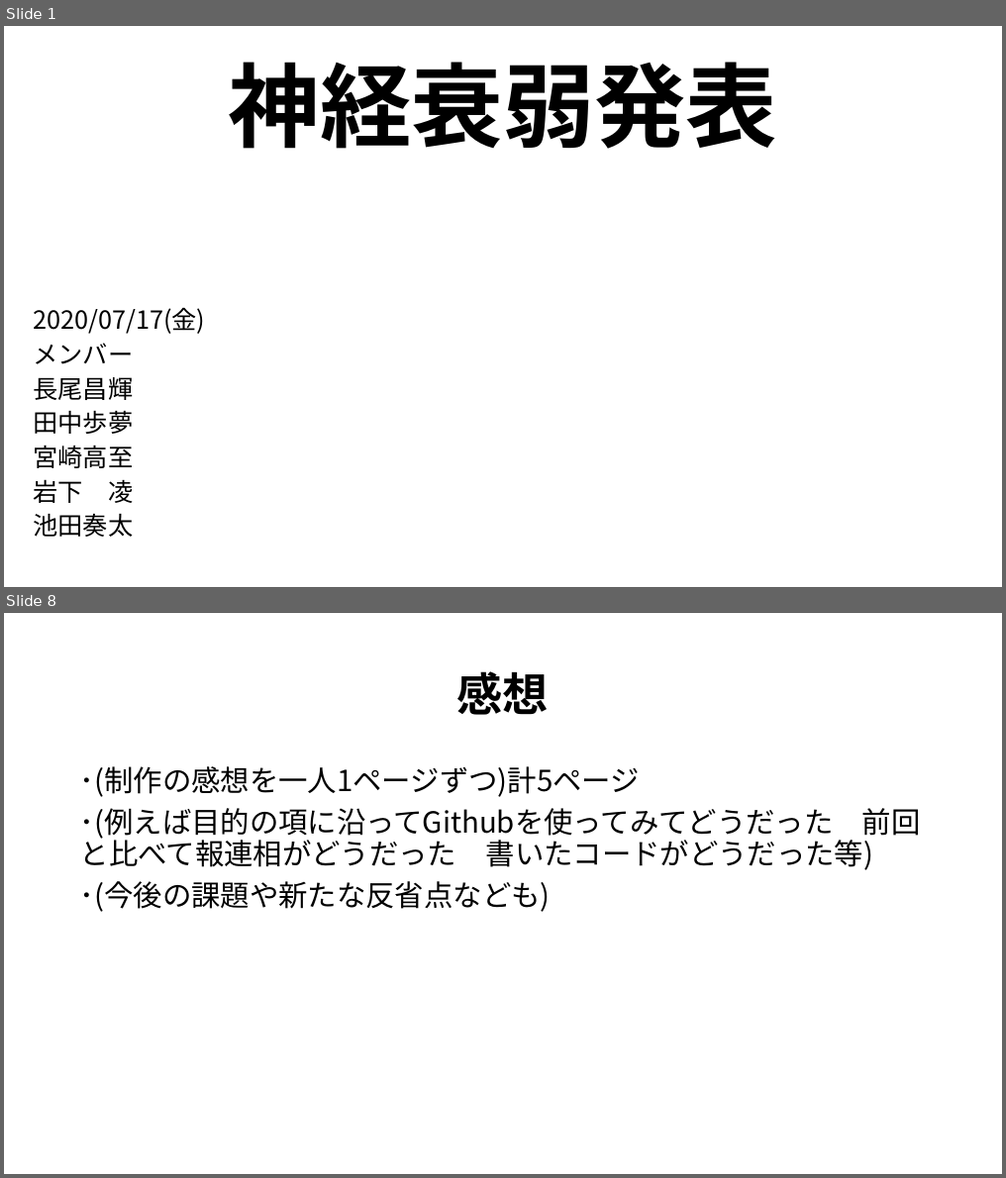
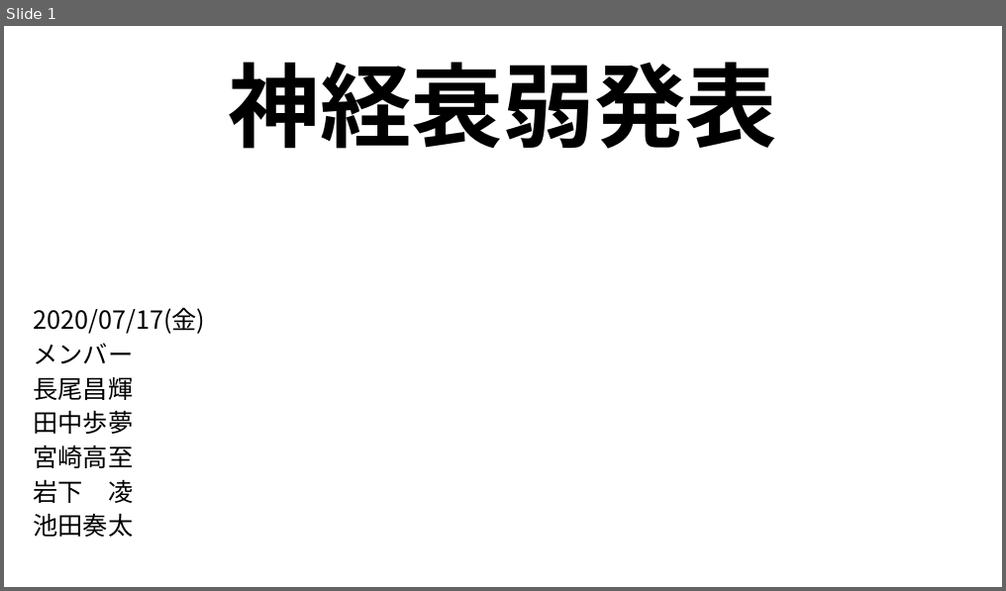
Before and after one commit to NagaoMasaki/NervousBreakdown, a slide deck: 資料/神経衰弱発表資料_200716.pptx. Shown one above the other, each under a label of ours: slides 1 and 8 before the commit, slide 1 after it; the slides between them are not shown. The pictures are 1006x1178 and 1006x591 pixels, drawn with LibreOffice and Linux fonts; fonts in the diff are those of the drawing. Boxes give left, top, right and bottom in pixels: in the first picture for what was removed or moved away, otherwise in the second. Text is boxed around its words. In the diff, an @@ line names an element or a change of style, - is before the commit and + after.

```diff
--- a/資料/神経衰弱発表資料_200716.pptx
+++ b/資料/神経衰弱発表資料_200716.pptx
@@ slide 8 removed at bbox=[4, 613, 1002, 1174], background #FFFFFF @@
@@ title removed at bbox=[457, 671, 548, 715] @@
-感想
@@ text removed at bbox=[80, 766, 921, 912] @@
-･(制作の感想を一人1ページずつ)計5ページ
-･(例えば目的の項に沿ってGithubを使ってみてどうだった 前回と比べて報連相がどうだった 書いたコードがどうだった等)
-･(今後の課題や新たな反省点なども)
```
Also in this commit, not shown: 10 slides changed, 1 slide added, 1 other slide removed.
